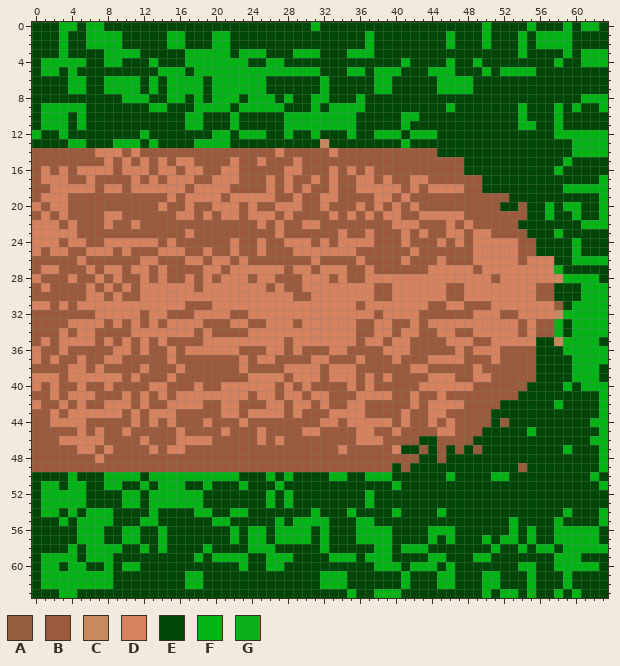
Pixel-art sprite -- img/tiles/right_end.png. Above, as it was before the edit.
The file is 64x64 pixels. Colours within 5 levels of each other are drawn and written as one.
Palette (. is transparent): A #965d3d  B #9c5a3c  C #c9895e  D #d6825e  E #004707  F #02b316  G #08af18
Pixels before (only the part around the change), first column x 0:
 0 EEEFFEFFEEEEEEEEEEEEEEEEEEEEEEEFEEEEEEEEEEEEEEEEEEFEEEEFEEEFEFFE
 1 EEEFEEFFFFEEEEEFFEEEFFEEEEEEEEEEEEEEEFEEEEEEEEFEEEFEEEFEFFFFEEEE
 2 EEEFEEFFFFEEEEEFFEEEFFEEEEEEEEEEEEEEEFEEEEEEEEFEEEFEEEFEFFFFEEEE
 3 EEEFEEEEFFFFEEEEEFFFFFEFFFEEEFFFEEEFFFEEEEEEEEEEEEEEEEFEEEEFEFFF
 4 EFFFFFEEFFEEEFEEEFFFFFFFEEFFEEEEEEEEEEEEEFEEEEFEEFEEEEEEEEFEEFFF
 5 EFFEFEEEEEEEEEFFFEFFFFFFFFFFFFFFEEEFFEFFFEEEFFFEEEFEFFFFEEEEEEEE
 6 EEEEFFEEFFFFEFEFFFFEFFFFFFEEEEEEFEEEEEFFEEEEEFFFFEEEEEEEEEEEEEEE
 7 EEEEFFEEFFFFEFEFFFFEFFFFFFEEEEEEFEEEEEFFEEEEEFFFFEEEEEEEEEEEEEEE
 8 EEEEEEEEEEFFFEEFFEFEFFFEFFFEFEEFFEEEFEEEEEEEEEEEEEEEEEEEEEEEEFFF
 9 EFFFFFEEEEEEEFFEEEFFFFEFFFFFEEEFEFFFFEEEEEEEEEFEEEEEEEFEEEFEFEEF
10 EFFFEFEEEEEEEEEEEFFEEEFEEEEEFFFFFFFFEEEEEFFEEEEEEEEEEEFEEEFEEEEE
11 EFFFEFEEEEEEEEEEEFFEEEFEEEEEFFFFFFFFEEEEEFEEEEEEEEEEEEFFEEFEEEEE
12 FEEFEEEEEEEEFEEEEEEEFFEFFFEEFEEFEEEFEEFFFEFFFEEEEEEEEEEEEEFFFFFF
13 EEEEFFEEEFFFEFEEEEFFFFEEEEEEEEEECEEEEEEEEFEEEEEEEEEEEEEEEEEEFFFF
14 BBBBBBBDDDBDBBBBBBBBBBBBBBBDBBBBBDBBBBBBBBBBBEEEEEEEEEEEEEEEFFFF
15 BBBBBBBBDBDBDBDBDDBBBBDBBDBBBDBBBBBBBBBBBBBBBBBBEEEEEEEEEEEFEEEE
16 BDBDBDDDDBDDDBDDBDDBBDDBBBBBDDBBBDBDBDBBBBBBBBBBEEEEEEEEEEFEEEEE
17 BDDDBBDBBBBDBDBDDDBBDDDBBBDBDBBDBDBBDDBDBBDDBBBBBBEEEEEEEEEEEEEF
18 BBDDDDDBDDBDDDDDDBDDDDBBBBDBDBDBBDBBDDDDDBDBDDDDBBEEEEEEEEEFFFFF
19 BDDDBBBBBBBBBBBDBDDDDBDDDDDBBDBBDDBBBBDDBDBBBBBBBBBBAEEEEEEEEEEF
20 DBDDBBBBBBBBBBDBBDBBDDDBDBBDDDBBDBBBDBDBDBDBBBBBBBBBEEAEEFEFFEEF
21 BDBDBBBBDDBBBBBBDDBDBDDBDDDBDBBBBDBDBDBDDBBDDDDDBBBBBBBEEFEEFEEF
22 DDDBDBBBDBBDBBBBBBBBBBBBBDBDBBDDBBBBBBBBDDDBBBDBDBBBBBEEEEEEEFFF
23 DDDDDBBBBBBBBBBBBDBBBBBBBBBDBBBBBBDBBDBBBDBDBBDDBDDBBBAEEEFEEEEE
24 DDDBDDBBDDDDDDBDBBBBBBDBBDBBDDDBDBDDDDBBBDBBBDBDBDDDDDBBEEEEFEEE
25 DBDDBBDDDBDBBBDDDBBDBBDBBDBBBDDDDDDDBBBBBBDBBBBBBDDDDDBBEEEEFEEE
26 BBBBBDBBBBBBDDBBBDDBDDBDBBBBBBBDBBBBDBBBBDBBBDBBBDDDDDBDDDEEFFFF
27 BDDBBBDBDDBDDBDBBBBDDBDDDDDDBDDBDDDBBDBBBBBBDDDDDBDDDDDDDDGEEEEE
28 DBBBDBBDBDBBDBDBBDBDBDDDBDDBBBDDDBDBBDDDDDDDDDDDDDDBDDDDDDCFFFFE
29 BDBBBBDBDBDBDDDDDDBDDDDDDDBDBBDDDDDDDDBBDDDDDDBBDDDDDDDDBBEEEFFF
30 BBBBBBDDBDBBDDDDDDDDDDDDDDDDDBBDDDDDDDBBDDDDDDBBDDDDDDDDBBEEEFFF
31 DDBDBDDDDDDDDDDDDBBBDDDDDDDDDDDDDDDDBDDDDDDDBBDDBBBDDDDDDDAEFFFF
32 BBBBBBBDDDDDBDDBBBDDDDBBDDDDDDDDDDDDDDBDDDDBBBBBBDDDBBDDDDCFFFFF
33 BBBBDDDDBDBDBDBDDDDBBBDDBBDDDBDDDDDDBBDDBBDBDDDDDDDDDDBDBBGEFFFF
34 BBBDBDDBBBBDDDDDDDBDBBBBDDDDDDDDDDDDBBDDBDDBBDDBBDDDDDBDBAGEFFFF
35 BDBDDDDBDBDBDBDBBBBDDDDDDDDDBDDDDDDDBDDBDDBBBBDDDBBDDDDDEECFFFFE
36 DBBDBBBBBDDBDBBDBDDDDDDBBBDDBDBBBDDBBBBDDDBBBBBDBDDDBBBBEEEFFFFF
37 DBDBBDBBDDBBBBBDBBBBBBBDBDDBBBBDDBBBDBBBDBBBDDDDBBBDBBBBEEEEFFFF
38 BBBBDDBDBBBBDBBBDBBBBBBDBBBBDDDDBDDDBBBBBBDDBBBBBDBBBBBBEEEEFFFE
39 DDDBDDDDDDBDBBBDBBBBBBBBDDDDBDDDBDDDBDBDBBBBDDDBBDDBBBBBEEEEFFFE
40 DBDBBDBBDBBBBDDBBBDBBDDDDDDBDBDBBBBDBDBBBBBDDDDDDBBBBBAEEEEFEFFF
41 BBDBDDDBBBDBDBDBDDDDDDDDBDDBDDBDDBBBDDDDBBDBBDBBBBBBBBEEEEEEEEEF
42 DBBDBDBBDDDBDBBDDDDBBDDBBBDDBDDBDBBDDBBBBBDBDDDDBBBBEEEEEEFEEEEF
43 BBDBDDDDDDBDBDDDBBBBBDDBDDDDBDBBBDDDDBBBBDBBDDBBBBBEEEEEEEEEEEEF
44 BBDDDDBBBBBDBDBDBBBDBBBDBBBBBBBBDDBDDDDDBDBBDBDBBBAEAEEEEEEEEEFF
45 BBBBBDBDBBDBBBBBDBBBBDBBBDBBBBDDBBBBDDBBDBBBBDDBBBEEEEEFEEEEEEEF
46 BBBDDDDDBBBBDBBBDDDDBBBBBDBDBBBBBBBBDDDBBBAEEBBBAEEEEEEEEEEEEEFF
47 BBBBBDDBDBBBBDBDDBBBBBBBBBBBBBBBBBDBBBBBDEEAEBEAEAEEEEEEEEEFEEEF
48 BBBBBBBDBBBBBBBBBBBBBBBBBBBBBBBBBBBBBBBBBBAEEAEEEEEEEEEEEEEEEEEF
49 BBBBBBBBBBBBBBBBBBBBBBBBBBBBBBBBBBBBBBBBEAEEEEEEEEEEEEAEEEEEEEEF
50 EEEEFEEEFFFFEFFFFFFFFFFEEEFEFEEEEFFEEFFFEEEEEEFEEEEFFEEEEEEEEEFE
51 EFFEFFEEFFEEFEFFFEEFEEEFEEEFEEEEEEEEEEEEFEEEEEEEEEEEEEEEEEEEEEEF
52 EFFFFFEEEEFFEFFFFFFEEEEEEEFEFEEEEEEEEFEEEEEEEEEEEEEEEEEEEEEEEEEE
53 EFFFFFEEEEFFEFFFFFFEEEEEEEFEFEEEEEEEEFEEEEEEEEEEEEEEEEEEEEEEEEEE
54 EFFEFEFFFEEEEFEEEEFFEEFFEEEEEEEFEEEFEEEEFEEEEFEEEEEEEEEEEEEFEEEF
55 EEEFEFFFFEEEFFEEEEEEFFEEEEEFEFFFFEEEFFEEEEEEEEEEEEEEEFEEEEFEEEEF
56 EEEEEFFFEEFFEEFEEEEEEEFEFFEFFFFEFEEEFFFFEEEEFFFEEEEEEFEFEEFFFFFE
57 EEEEEFFFEEFFEEFEEEEEEEFEFFEFFFFEFEEEFFFFEEEEFEFEEEFEFFEFEEFFFFFE
58 EEEEFEFFFFEEFEFEEEEFEEEEFFFEEEEEFEEEEEFFEFFFEEEEEEEFEEFEFFEFFFFF
59 EFFFFEFFFEEEEEEEEEFEFFFFEEFFFEEEEFFFEFFFEEEEFFEEEFFEEEEEEEFFFEEE
60 EFFEFFEEFEFFEEEEEEEEEEEFEEFFEEEEEEEEEEFFFEFFFEFEEEEEEEFFEEFFFFFE
61 EFFFFFFFFEEEEEEEEFFEEEEEEEEEEEEEFFFEEEEEEFEEEFFEEEFFEEEFEEEFEEEE
62 EFFFFFFFFEEEEEEEEFFEEEEEEEEEEEEEFFFEEEEEEFEEEFFEEEFFEEEFEEEFEEEE
63 EEEFFEEEEEEEEEEEEEEEEEEEEEEEEEEEEEEFEEFFFEEEEEEEEEFEFFEFEEFEFEEE
Once edited:
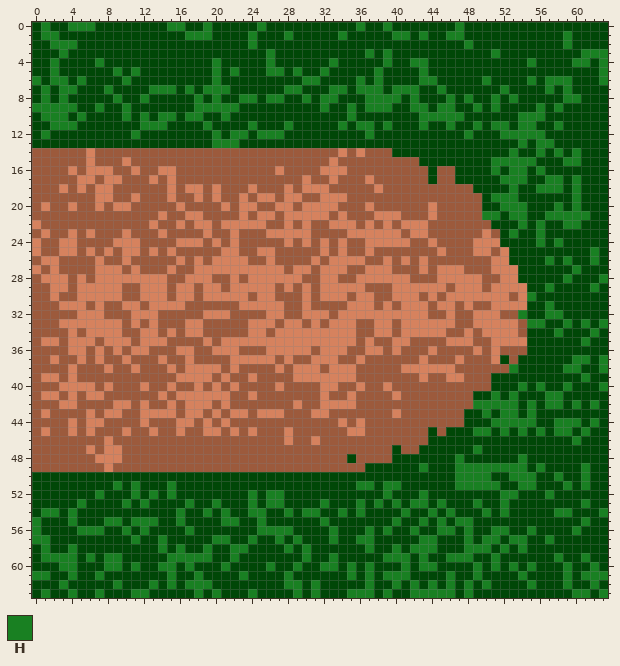
Colours new in this view: H #198022
From old to new:
Changed rows in their new state; - is an unchanged pixel.
first column x 0:
 0 -H-EHHHE-------HH--H-----H-----E----H--H-------H--E----E---E-EE-
 1 -HHE--EEEE-----EEHHHEE--H---H-----H--E--HH-H--HH--E---E-EEEH----
 2 --HHH-EEEE-----EE---EE--H------------E--------E-H-E---E-EEEH----
 3 ---H----EEEE-----EEEEE-EEEH--EEE---EEH-H-----------H--E----E-HHH
 4 -EHEEE-HEE---E---EEEHEEE--HE-----H-----H-EHH--E--E-----H--E-HHEH
 5 -EH-E----H-H--EEE-EEHEHEEEHHEHEEH--EE-HEE--HEEE---E-EEEE-------H
 6 H-HHEH--EEHE-E-EEEE-HEEEEE----HHE---H-HE---HHEEEE-H----H-HHH---H
 7 -H-HHE--HEEE-HHHEHEHHHEEEE--HH--EHH-HHHEHHH--HEEE---H----H-H----
 8 -H-H-----HEEH--EE-H-HEEHHEHHE-HEHH--EHHHH-H---H-H--H-H-----HHEEE
 9 HHHHHE-H--H--EE---HHHHHEEEEE---EHEEHEHHH--HH-HH--H-H--E-H-H-E--E
10 -HHH-H----H-H-HH-HH--HE-----EEEEEEEH-----EEHHHHH------HHH-E-----
11 -EHHHE------HHH--EEH--E-H---HEEEEEHEHH-H-E-H--H--H-HH-HH--H-----
12 EH-E-------HE-------HEHHEHHHE--E---E-HEEE-EEE---H---HHHHH-EEEEEE
13 ----EE---EEE-E----EEHHH---------E--------E------------H-HH--EEEE
14 ------DBBB-B---------------B-----BD-D---EEEEE--------H--H-H-HEEE
15 ------D-B---B-B-BB----B--B---B---D---------EEEEE---HHHHH---HH---
16 -B-BDB----B-B----BB--BB----DBB--D-DB-B------E--E---H-HH-H-E-----
17 -BBB-D--DD-B----BB--BBB---B-B-DB----B--B--BBE--EEE--HHH--HH-H--E
18 --B-B-BD-B-BBBB-BD-B-B--D-B----DDB--BB-BB-B-BBBB-E---H--HHHEHEEE
19 -BBB---DD--D-----B-B--B-B---D-----D---BB-B--------EHHH------H--E
20 BDBBD--D-DD---B-DB--B-BD-----BDD-D--BDB-B-B-D-----EEHHH--EHEH--E
21 -B-B----BB----D-B-DB-BBDB----DDDDBDB-BD----B-BBB--HHEHH--HHHHH-E
22 -BB-B---B--B-D--D-DD-DDDD--BD--B-DDD-D-DB--D--B-B--EEEH-H--HHEEE
23 B-BB--D---D---D--B-D--D---D-DDD---BDD-DDDBD---BB-B--EHE-H-E-----
24 -BBD-B--B---BB-BDDD-D----B---B-----BB-DDD---DB-B----EEEEH-H-E---
25 --B-D--B---D-DB-B--B-D----D--BBB-B-B-D----B--D-----B-EEE----E-H-
26 -DD--B-D--D-BB--DB----D---D------DDD---D---D-B---BB--EEEEH-HEEHE
27 DB----BD----B-BD--D--D----------------DD---DB---B-B---EEEEE-H---
28 BDDDBD--D-DD-D----D--B-BD--DDDBB-DB-D-----BBB-----B---EEEEEHEEEH
29 -BDD-D-D-DB----B-----B----DBD--B-----B---------D--B----EEH---EHE
30 --D--D--D------B--B-----B--BB-DB---B-------B-BDD-----B-HEE---EEE
31 BB--D-B-BB--B-------BBB-----BB-BBBB-D-B-B----D-BD------EEHE-EEEE
32 -----DD-BBB-D-B---B-----BB--BB---B----D----D--D-------HEEHHEEEEE
33 ---D----D------BB-----BBDD-B-DB-B--------D-D---BB------HHEEHEHEH
34 ---BDB-DDD-B--B-B-DB------B----------------DD-B-DB-----EEEH-EEHE
35 --DB-----D---D------B-------D---------B----------------E--EEEHE-
36 B--BDD-D--BD---BD-BB--------D-D-D----DDB-B--D--B--B----E---EEEEE
37 B------DBBD---DB-D----D-D---D----D------B--DBBB-----E-EE----HHEH
38 -----B-BD--DB--DBDDDD-DB---DB------------D--DDD--B---HEE---HHEEH
39 B----BBBBB-B---BDDDD-D---BBB----D----B-B---DBB-D-BBEEEEE----EHE-
40 B-BDD-D-----DBBD----DB-BBBBDB-B-DD-BDB-D---BBBBBB--EEEH-H--H-EEH
41 -D---B-D--B-B---------BBDBB-BB-B---DBBBBD-B--B---EEHEH---HH----E
42 B---DB--B-------B--D--B---BB--B--DD-B-----B-BBBB-HHHHH-H-HH-H-HE
43 -DB-BB-B---BD----DD-DB-DB----B-DDBBBB---DB--BB--EEH-HH-H-------E
44 --BB-BDD---BDB-BDD---D-B--------BBDB-BBB-B--B-B-EEEHHHHH--HHH-HE
45 -D--DBDB-----D-----DDBD-DB--D-BB---D-B--B---EBEEEHH-H-HEH-HH-H-E
46 ---BBBBBD---B---BBBB-----B-BD--D----BBB---BB-EEEE-----------H-EE
47 -----B---D---B-BB-----------------B-----EBBE-E-E-H---------E---E
48 --------DD-------------------------E----EEE--E-H------H--------E
49 --------D----------------------------EEE-E-H---HHHHHHHH-H----H-E
50 ----E---EEEE-EEEEEEEEEE---E-E----EE--EEE------EHHHHEEHHH--H--HE-
51 -EE-EE--EH-HE-EHE--E---E---E--------HH-HH------HHHHH--HH---H-H-E
52 -EEEEE-H--EH-HEHEEE-----H-HHE--------E-H---H--------HH---H------
53 -EEEEH----HEHEEEEHE-H---H-HHE---H---HEH-H-HH-H---H--H--------H--
54 -HH-H-EEE----E--H-EH-HEEHH--H-HH--HEH---EH--HEH---H-H-----HH---H
55 H--EHEEEHH-HHH--H---EHH--H-E-EEEH---EE--H--H-H-HH----E----E--H-E
56 H----HHH--HEH-E--H----E-EHHHHEE-EH--EHEH--H-EHH-H--HHE-H--EEHEE-
57 HH---EEE--EH--H-----HHE-HE-HEHE-EH--HHEE---HH-E-H-HHEHHE-HEEEEE-
58 -H--H-EEEE--E-H-H--H--HHEEE-H-H-E----HEEHEHHH---HHHEH-H-EE-EEEEE
59 -HHHH-HEHH-----HHHHHEEHE--EEE-H--HEE-EEHHH-HEEHHHEEH------HEEH--
60 -EEHHE--HHEH--HH-H---H-E--HE-H--HH-H-HEEEHEHH-E--H-H-HEH--EHEEH-
61 HHEEHEEHE------H-EH----H----H---EEEH-H-HHH---EH--HEE--HE---H-HHH
62 -EEHEEEEEH---H-H-HHH--------HH-HEEE--H--HEH-HEH-H-HE---H---H--H-
63 -H-EH--H---HH-----H-H---H----H-H---HHHEHE-HHHHH-H-E-EE-E--E-HH-H
